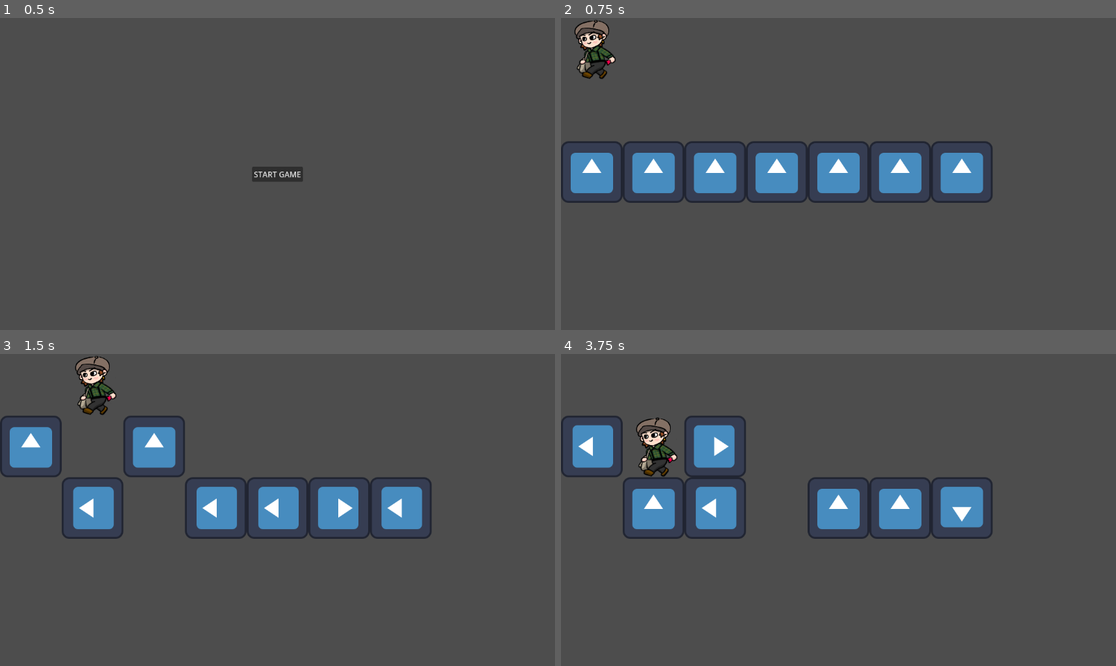
Above: before the commit, frames 1-4 (two rows, left to right).
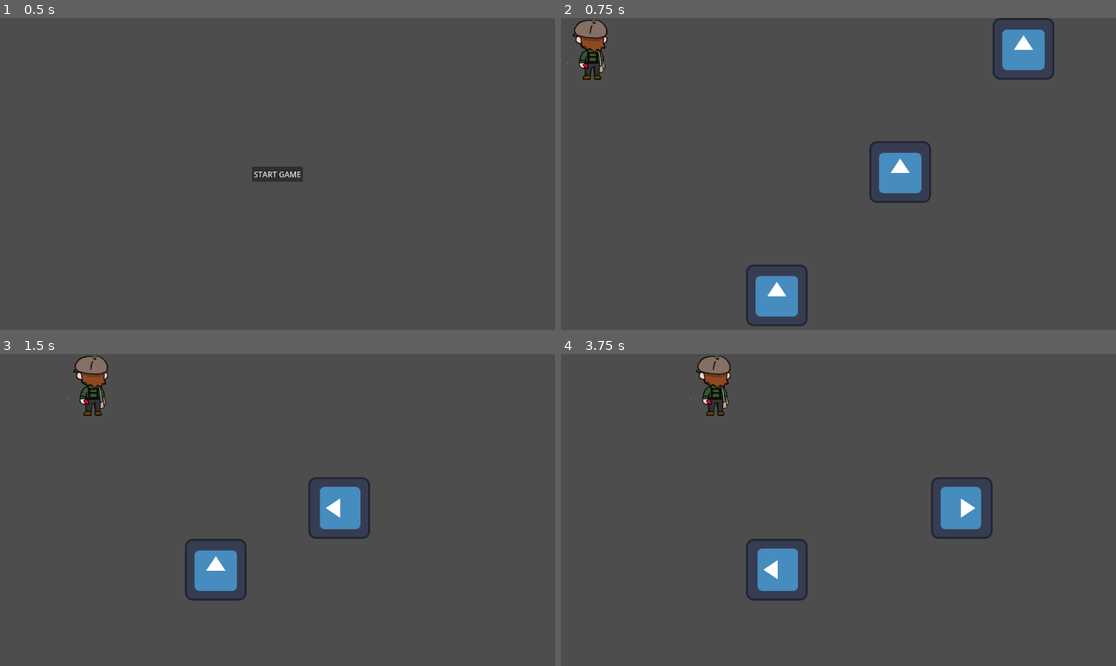
Above: after the commit, the same moments.

Repository: tmttm/2023NOVGAMEJAM
Game: Godot game, scene res://screen/start_scene.tscn
Two runs of this game, one before a commit and one after it. Both use one fixed random seed, a clock stepped at 60 frames per second and the inputs below. The engine's default icon, where the game draws it, is replaced by a stand-in: a white triangle on a blue panel in a dark square.
Inputs:
- Up to frame 1 (0.5 s): no input
- Up to frame 2 (0.75 s): click "START GAME" at 0.5 s
- Up to frame 3 (1.5 s): tap Enter at 1.25 s; hold D (right) from 1.28 s (still down)
- Up to frame 4 (3.75 s): tap Space at 2, 3.5 s; release D (right) at 2.03 s; hold S (down) 2.03-2.78 s; tap Enter at 2.75 s; hold D (right) 2.78-3.53 s; hold W (up) from 3.53 s (still down)

Frame 1 is identical in both runs. In frame 2, 11% of the frame differs, in the area x 0-89%, y 0-99%; in frame 3, 9.9%; in frame 4, 11%.

Commit message:
Implement player move

Diff:
--- a/src/player/player.gd
+++ b/src/player/player.gd
@@ -1,7 +1,10 @@
-extends Sprite2D
+extends Node2D
 
-var is_turn = false;
+var is_turn = false
+var is_moving = false
+
 @onready var tile_map = $%PoliceManager
+@onready var sprite = $Sprite
 
 func input_direction():
 	var dir = Vector2i.ZERO
@@ -24,9 +27,28 @@
 	var cur_map_pos = get_map_position()
 
 	if not is_obstacle(cur_map_pos + dir):
-		translate(dir * 128)
+		move(dir)
 
 	_next_stage()
+
+func _physics_process(delta):
+	if is_moving  == false:
+		return
+
+	if global_position == sprite.global_position:
+		is_moving = false
+		return
+
+	sprite.global_position = sprite.global_position.move_toward(global_position, 16)
+
+func move(dir):
+	var map_pos = tile_map.local_to_map(self.position)
+	var next_pos = map_pos + dir
+
+	is_moving = true
+
+	self.global_position = tile_map.map_to_local(next_pos)
+	sprite.global_position = tile_map.map_to_local(map_pos)
 
 func _process(delta):
 	if is_turn:
@@ -35,16 +57,17 @@
 func _next_stage():
 	get_parent().emit_signal("next_state")
 
-
-func _on_main_scene_onchange_state(state):
-	if state == Constant.STATE_PLAYER:
-		is_turn = true
-	else:
-		is_turn = false
-
 func get_map_position():
 	var map_pos = tile_map.local_to_map(self.position)
 	return map_pos
 
 func is_obstacle(pos: Vector2i):
 	return tile_map.is_occupied(pos)
+
+
+func _on_main_scene_onchange_state(state):
+	print(state)
+	if state == Constant.STATE_PLAYER:
+		is_turn = true
+	else:
+		is_turn = false
--- /dev/null
+++ b/src/player/player.tscn
@@ -0,0 +1,69 @@
+[gd_scene load_steps=8 format=3 uid="uid://b3puujsn6r2u1"]
+
+[ext_resource type="Script" path="res://player/player.gd" id="1_outca"]
+[ext_resource type="Texture2D" uid="uid://djtfr55ifv81o" path="res://player/normalplayerback.png" id="2_eknpw"]
+[ext_resource type="Texture2D" uid="uid://kemq5qqf8oew" path="res://player/movingplayer.png" id="3_c507g"]
+
+[sub_resource type="Animation" id="Animation_1ju2f"]
+resource_name = "back"
+tracks/0/type = "value"
+tracks/0/imported = false
+tracks/0/enabled = true
+tracks/0/path = NodePath(".:texture")
+tracks/0/interp = 1
+tracks/0/loop_wrap = true
+tracks/0/keys = {
+"times": PackedFloat32Array(0),
+"transitions": PackedFloat32Array(1),
+"update": 1,
+"values": [ExtResource("2_eknpw")]
+}
+
+[sub_resource type="Animation" id="Animation_usqjc"]
+resource_name = "side"
+tracks/0/type = "value"
+tracks/0/imported = false
+tracks/0/enabled = true
+tracks/0/path = NodePath(".:texture")
+tracks/0/interp = 1
+tracks/0/loop_wrap = true
+tracks/0/keys = {
+"times": PackedFloat32Array(0),
+"transitions": PackedFloat32Array(1),
+"update": 1,
+"values": [ExtResource("2_eknpw")]
+}
+
+[sub_resource type="Animation" id="Animation_2eqex"]
+resource_name = "walking"
+tracks/0/type = "value"
+tracks/0/imported = false
+tracks/0/enabled = true
+tracks/0/path = NodePath(".:texture")
+tracks/0/interp = 1
+tracks/0/loop_wrap = true
+tracks/0/keys = {
+"times": PackedFloat32Array(0),
+"transitions": PackedFloat32Array(1),
+"update": 1,
+"values": [ExtResource("3_c507g")]
+}
+
+[sub_resource type="AnimationLibrary" id="AnimationLibrary_vmv6l"]
+_data = {
+"back": SubResource("Animation_1ju2f"),
+"side": SubResource("Animation_usqjc"),
+"walking": SubResource("Animation_2eqex")
+}
+
+[node name="Player" type="Node2D"]
+script = ExtResource("1_outca")
+
+[node name="Sprite" type="Sprite2D" parent="."]
+texture = ExtResource("2_eknpw")
+
+[node name="AnimationPlayer" type="AnimationPlayer" parent="."]
+root_node = NodePath("../Sprite")
+libraries = {
+"": SubResource("AnimationLibrary_vmv6l")
+}
--- a/src/screen/main_scene.gd
+++ b/src/screen/main_scene.gd
@@ -6,6 +6,7 @@
 
 var _state = Constant.STATE_INIT
 var game_end = false
+@onready var gameover_panel:Panel = $%GameoverPanel
 
 func _set(property, value):
 	if property == "state":
@@ -50,4 +51,4 @@
 
 func _on_onchange_state(state):
 	if state == Constant.STATE_END:
-		pass
+		gameover_panel.visible = true
--- a/src/screen/main_scene.tscn
+++ b/src/screen/main_scene.tscn
@@ -1,63 +1,9 @@
-[gd_scene load_steps=13 format=3 uid="uid://b75ctomlqpu57"]
+[gd_scene load_steps=10 format=3 uid="uid://b75ctomlqpu57"]
 
 [ext_resource type="Script" path="res://screen/main_scene.gd" id="1_oyfnf"]
-[ext_resource type="Script" path="res://player/player.gd" id="3_3e38x"]
+[ext_resource type="PackedScene" uid="uid://b3puujsn6r2u1" path="res://player/player.tscn" id="2_vlods"]
 [ext_resource type="PackedScene" uid="uid://clwgcv0adx00p" path="res://police_officer/police_officer.tscn" id="3_6rrem"]
-[ext_resource type="Texture2D" uid="uid://kemq5qqf8oew" path="res://player/movingplayer.png" id="4_eoxko"]
-[ext_resource type="Texture2D" uid="uid://djtfr55ifv81o" path="res://player/normalplayerback.png" id="4_mga4e"]
 [ext_resource type="Script" path="res://police_officer/police_manager.gd" id="4_w02wh"]
-
-[sub_resource type="Animation" id="Animation_usqjc"]
-resource_name = "side"
-tracks/0/type = "value"
-tracks/0/imported = false
-tracks/0/enabled = true
-tracks/0/path = NodePath(".:texture")
-tracks/0/interp = 1
-tracks/0/loop_wrap = true
-tracks/0/keys = {
-"times": PackedFloat32Array(0),
-"transitions": PackedFloat32Array(1),
-"update": 1,
-"values": [ExtResource("4_mga4e")]
-}
-
-[sub_resource type="Animation" id="Animation_1ju2f"]
-resource_name = "back"
-tracks/0/type = "value"
-tracks/0/imported = false
-tracks/0/enabled = true
-tracks/0/path = NodePath(".:texture")
-tracks/0/interp = 1
-tracks/0/loop_wrap = true
-tracks/0/keys = {
-"times": PackedFloat32Array(0),
-"transitions": PackedFloat32Array(1),
-"update": 1,
-"values": [ExtResource("4_mga4e")]
-}
-
-[sub_resource type="Animation" id="Animation_2eqex"]
-resource_name = "walking"
-tracks/0/type = "value"
-tracks/0/imported = false
-tracks/0/enabled = true
-tracks/0/path = NodePath(".:texture")
-tracks/0/interp = 1
-tracks/0/loop_wrap = true
-tracks/0/keys = {
-"times": PackedFloat32Array(0),
-"transitions": PackedFloat32Array(1),
-"update": 1,
-"values": [ExtResource("4_eoxko")]
-}
-
-[sub_resource type="AnimationLibrary" id="AnimationLibrary_vmv6l"]
-_data = {
-"back": SubResource("Animation_1ju2f"),
-"side": SubResource("Animation_usqjc"),
-"walking": SubResource("Animation_2eqex")
-}
 
 [sub_resource type="TileSetScenesCollectionSource" id="TileSetScenesCollectionSource_ypjj2"]
 scenes/1/scene = ExtResource("3_6rrem")
@@ -65,6 +11,17 @@
 [sub_resource type="TileSet" id="TileSet_25srq"]
 tile_size = Vector2i(128, 128)
 sources/1 = SubResource("TileSetScenesCollectionSource_ypjj2")
+
+[sub_resource type="Theme" id="Theme_k4i23"]
+
+[sub_resource type="Theme" id="Theme_meh32"]
+
+[sub_resource type="LabelSettings" id="LabelSettings_2ovxm"]
+font_size = 32
+font_color = Color(0.952941, 0.113725, 0.0352941, 1)
+outline_size = 3
+shadow_size = 10
+shadow_color = Color(0.215686, 0.215686, 0.215686, 1)
 
 [node name="MainScene" type="Control"]
 layout_mode = 3
@@ -75,28 +32,44 @@
 grow_vertical = 2
 script = ExtResource("1_oyfnf")
 
-[node name="Player" type="Sprite2D" parent="."]
+[node name="Player" parent="." instance=ExtResource("2_vlods")]
 unique_name_in_owner = true
 position = Vector2(64, 64)
-texture = ExtResource("4_eoxko")
-script = ExtResource("3_3e38x")
-
-[node name="AnimationPlayer" type="AnimationPlayer" parent="Player"]
-libraries = {
-"": SubResource("AnimationLibrary_vmv6l")
-}
 
 [node name="PoliceManager" type="TileMap" parent="."]
 unique_name_in_owner = true
 tile_set = SubResource("TileSet_25srq")
 format = 2
 layer_0/name = "Police"
-layer_0/tile_data = PackedInt32Array(131072, 1, 65536, 131073, 1, 65536, 131074, 1, 65536, 131075, 1, 65536, 131076, 1, 65536, 131077, 1, 65536, 131078, 1, 65536)
+layer_0/tile_data = PackedInt32Array(262147, 1, 65536, 131077, 1, 65536, 7, 1, 65536)
 script = ExtResource("4_w02wh")
+
+[node name="GameoverPanel" type="Panel" parent="."]
+unique_name_in_owner = true
+visible = false
+layout_mode = 1
+anchors_preset = 15
+anchor_right = 1.0
+anchor_bottom = 1.0
+grow_horizontal = 2
+grow_vertical = 2
+scale = Vector2(1, 1.00195)
+tooltip_text = "asdf"
+theme = SubResource("Theme_k4i23")
+
+[node name="Label" type="Label" parent="GameoverPanel"]
+layout_mode = 2
+offset_top = 300.0
+offset_right = 1152.0
+offset_bottom = 348.0
+theme = SubResource("Theme_meh32")
+text = "BUSTED"
+label_settings = SubResource("LabelSettings_2ovxm")
+horizontal_alignment = 1
 
 [connection signal="gameend" from="." to="." method="_on_gameend"]
 [connection signal="next_state" from="." to="." method="_on_next_state"]
+[connection signal="onchange_state" from="." to="." method="_on_onchange_state"]
 [connection signal="onchange_state" from="." to="Player" method="_on_main_scene_onchange_state"]
 [connection signal="onchange_state" from="." to="PoliceManager" method="_on_main_scene_onchange_state"]
-[connection signal="onchange_state" from="." to="." method="_on_onchange_state"]
 [connection signal="child_entered_tree" from="PoliceManager" to="PoliceManager" method="_on_child_entered_tree"]
